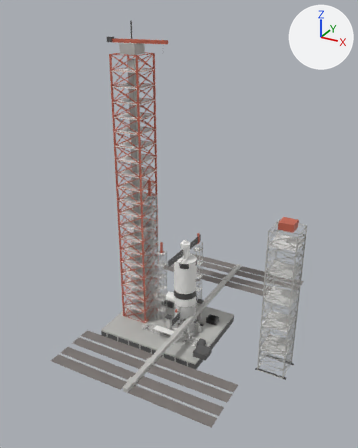
Renders of the Blender file Tools/blender/parts.blend from each side of a commit.
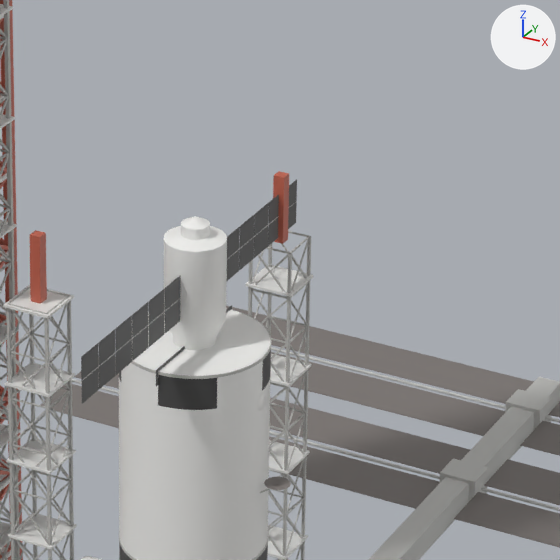
The first picture shows the older version from a camera (50 mm lens) standing at (90.6, -170.5, 143.0) and looking at (0.4, -6.4, 61.0). The close-ups show the older and then the newer version on the part from 44% to 67% of the width and 46% to 65% of the height of that picture. Only the edits that show in the close-ups are written down. Every picture has the same lights, and +X, +Y and +Z are marked at upper right.

Names of what the first close-up shows: 'ISS_2020', 'Pad_Atlas', 'Pad_Proton', 'Pad_Saturn_LUT', 'Pad_Titan', 'Saturn_SIC' and 1 more.
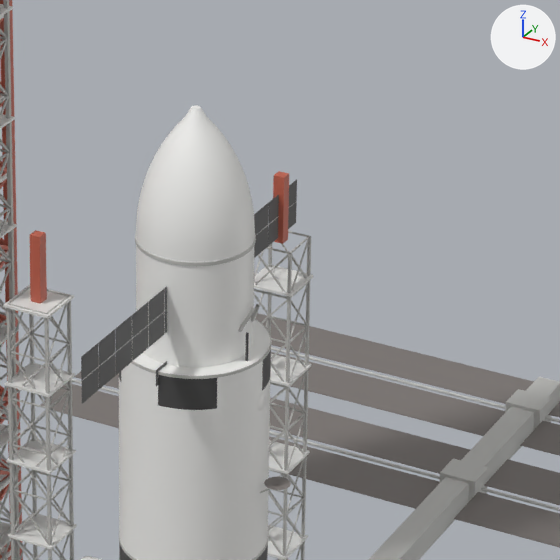
Location of each change, [x1, y1, x2, y2] in pixels of the close-ups (560 x 560 px):
```json
{"object": "Energia_BlockTs", "change": "added", "after": [135, 105, 260, 367], "faces in mat_energia_blockts_hull (white #f3f3f1)": [136, 105, 255, 367], "faces in mat_energia_blockts_metal (light grey #c4c4c0)": [135, 233, 260, 332]}
{"object": "Shuttle_ET", "change": "added", "after": [245, 332, 249, 361], "on screen": "mostly hidden"}
```

The change, as JSON lines over the scene's bpy script:
```json
{"op": "add", "block": "mat_energia_blockts_metal", "code": ["mat_energia_blockts_metal = principled_material('Energia_BlockTs_Metal')", "mat_energia_blockts_metal.base_color = (0.55, 0.55, 0.53)  # light grey #c4c4c0"]}
{"op": "add", "block": "mat_energia_blockts_black", "code": ["mat_energia_blockts_black = principled_material('Energia_BlockTs_Black')", "mat_energia_blockts_black.base_color = (0.07, 0.07, 0.07)  # dark grey #4b4b4b"]}
{"op": "add", "block": "mat_energia_blockts_nozzle", "code": ["mat_energia_blockts_nozzle = principled_material('Energia_BlockTs_Nozzle')", "mat_energia_blockts_nozzle.base_color = (0.2, 0.18, 0.17)  # grey #7c7673"]}
{"op": "add", "block": "mat_energia_blockts_hull", "code": ["mat_energia_blockts_hull = principled_material('Energia_BlockTs_Hull')", "mat_energia_blockts_hull.base_color = (0.9, 0.9, 0.88)  # white #f3f3f1"]}
{"op": "add", "block": "mat_shuttle_et_hull", "code": ["mat_shuttle_et_hull = principled_material('Shuttle_ET_Hull')", "mat_shuttle_et_hull.base_color = (0.9, 0.9, 0.88)  # white #f3f3f1"]}
{"op": "add", "block": "mat_shuttle_et_metal", "code": ["mat_shuttle_et_metal = principled_material('Shuttle_ET_Metal')", "mat_shuttle_et_metal.base_color = (0.55, 0.55, 0.53)  # light grey #c4c4c0"]}
{"op": "add", "block": "mat_shuttle_et_black", "code": ["mat_shuttle_et_black = principled_material('Shuttle_ET_Black')", "mat_shuttle_et_black.base_color = (0.07, 0.07, 0.07)  # dark grey #4b4b4b"]}
{"op": "add", "block": "mat_shuttle_et_nozzle", "code": ["mat_shuttle_et_nozzle = principled_material('Shuttle_ET_Nozzle')", "mat_shuttle_et_nozzle.base_color = (0.2, 0.18, 0.17)  # grey #7c7673"]}
{"op": "add", "block": "me_energia_blockts", "code": ["me_energia_blockts = bpy.data.meshes.new('Energia_BlockTs')", "me_energia_blockts.from_pydata(...)  # 3886 vertices, 3974 faces; spans x -3.9..4.6, y -3.9..3.9, z 0.0..58.8", "# faces by material slot: [816, 154, 1312, 1692]", "me_energia_blockts.materials.append(mat_energia_blockts_hull)  # white #f3f3f1", "me_energia_blockts.materials.append(mat_energia_blockts_black)  # dark grey #4b4b4b", "me_energia_blockts.materials.append(mat_energia_blockts_metal)  # light grey #c4c4c0", "me_energia_blockts.materials.append(mat_energia_blockts_nozzle)  # grey #7c7673"]}
{"op": "add", "block": "me_shuttle_et", "code": ["me_shuttle_et = bpy.data.meshes.new('Shuttle_ET')", "me_shuttle_et.from_pydata(...)  # 1846 vertices, 1824 faces; spans x -4.3..4.9, y -4.7..4.7, z 0.0..47.0", "# faces by material slot: [1104, 646, 56, 18]", "me_shuttle_et.materials.append(mat_shuttle_et_hull)  # white #f3f3f1", "me_shuttle_et.materials.append(mat_shuttle_et_black)  # dark grey #4b4b4b", "me_shuttle_et.materials.append(mat_shuttle_et_metal)  # light grey #c4c4c0", "me_shuttle_et.materials.append(mat_shuttle_et_nozzle)  # grey #7c7673"]}
{"op": "add", "block": "ob_energia_blockts", "code": ["ob_energia_blockts = bpy.data.objects.new('Energia_BlockTs', me_energia_blockts)", "ob_energia_blockts.location = (0.0, 0.0, 0.0)"]}
{"op": "add", "block": "ob_shuttle_et", "code": ["ob_shuttle_et = bpy.data.objects.new('Shuttle_ET', me_shuttle_et)", "ob_shuttle_et.location = (0.0, 0.0, 0.0)"]}
```
